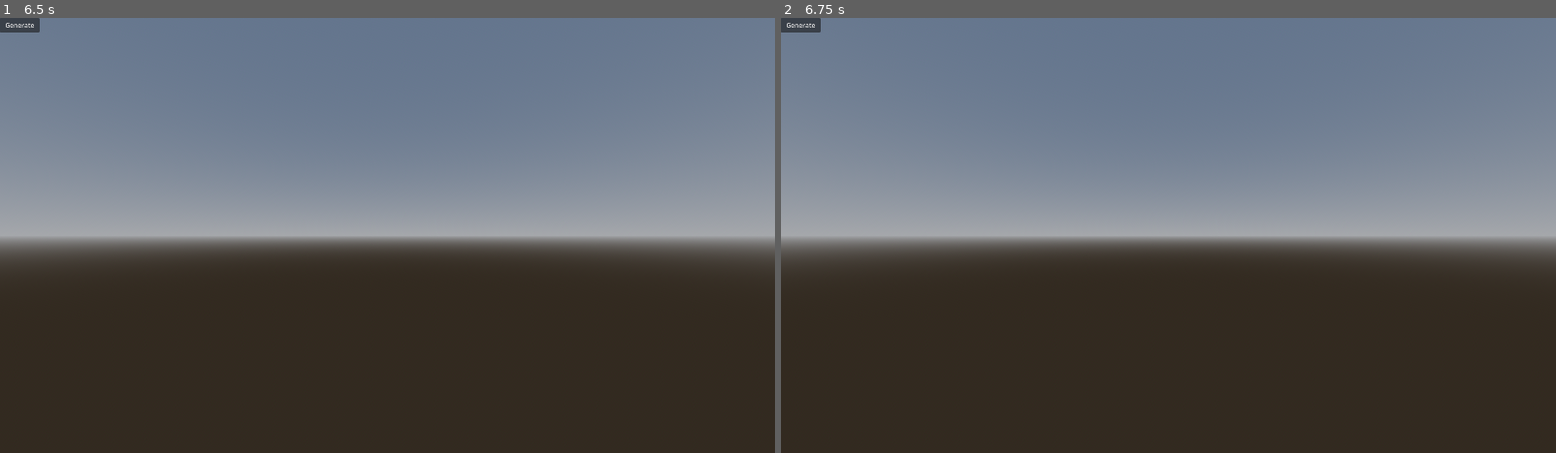
Above: before the commit, frames 1-2 (left to right).
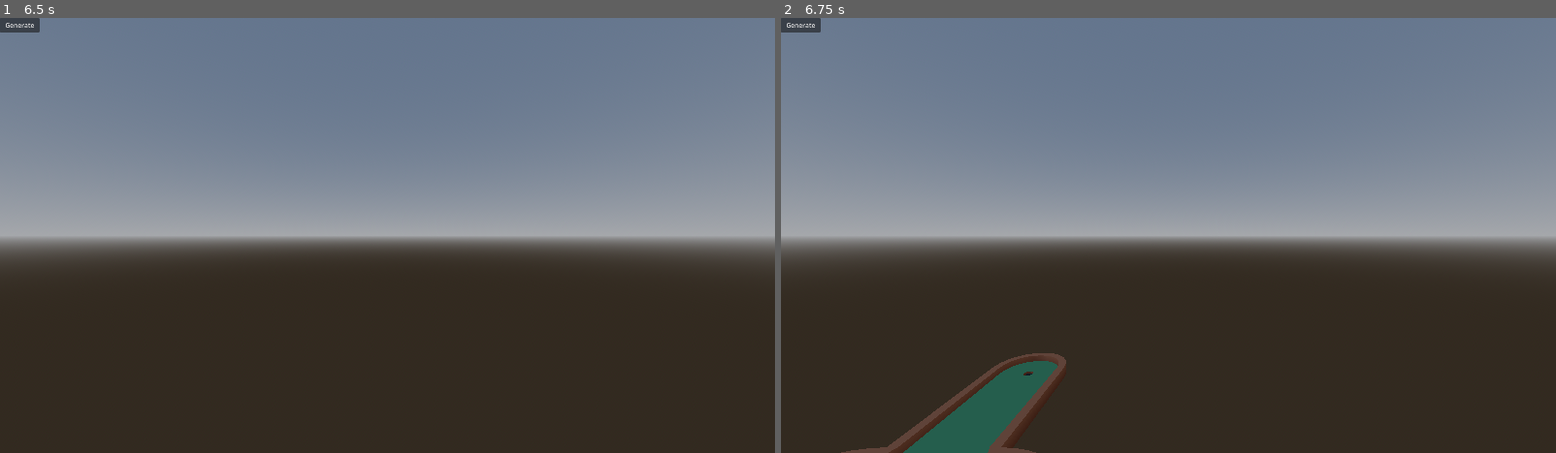
Above: after the commit, the same moments.

Repository: Inocybe/wave-function-collapse
Game: Godot game, scene res://main.tscn
The game is run twice, just before and just after one commit, with the same random seed, the same clock (stepped at 60 frames per second) and the same inputs.
Inputs (mouse positions are in pixels of both pictures, inside the frame that each line leads up to):
- Up to frame 1 (6.5 s): click "Generate" at 0.5 s; tap Enter at 1.25, 2.75, 4.25 s; move the mouse to (558, 213) at 1.27 s; hold D 1.28-2.03 s; tap Shift every 1.5 s from 1.35 to 5.85 s; click (558, 213) at 1.42 s; tap Space at 2, 3.5, 5 s; move the mouse to (232, 257) at 2.02 s; hold S 2.03-2.78 s; tap Ctrl at 2.1, 3.6, 5.1 s; move the mouse to (465, 139) at 2.77 s; hold D 2.78-3.53 s; move the mouse to (348, 322) at 3.52 s; hold W 3.53-4.28 s; click (348, 322) at 3.67 s; move the mouse to (620, 300) at 4.27 s; hold A 4.28-5.78 s; move the mouse to (155, 170) at 5.02 s; move the mouse to (426, 235) at 5.77 s; hold S from 5.78 s (still down); click (426, 235) at 5.92 s
- Up to frame 2 (6.75 s): move the mouse to (1052, 126) at 6.52 s; release S at 6.53 s; hold D from 6.53 s (still down); tap Ctrl at 6.6 s

Frame 1 is identical in both runs. In frame 2, 2.5% of the frame differs, in the area x 7-37%, y 77-100%.

Commit message:
tried to fix, but isn't really working...

Diff:
--- a/resources/wfc_constraints.tres
+++ b/resources/wfc_constraints.tres
@@ -7,12 +7,12 @@
 script = ExtResource("1_fyo7b")
 rules = {
 "Empty": {
-0: ["Empty", "open", "hill-corner-180.0", "hill-corner-90.0", "corner", "corner-270.0", "side-180.0", "side", "side-90.0", "hole-open", "start", "split-start", "narrow-square", "hill-square", "round-corner-a-180.0", "round-corner-a", "ramp-square-180.0", "split-start-180.0", "split-180.0", "skew-corner-180.0", "hole-square-90.0", "straight", "square-corner-a-180.0", "straight-270.0", "square-corner-a-90.0", "hole-square", "tunnel-wide", "obstacle-diamond", "round-corner-c-270.0", "round-corner-c", "round-corner-c-90.0", "round-corner-c-180.0", "walls-to-open", "spline-default", "hole-round-180.0", "straight-180.0", "gap-180.0", "hill-corner", "hill-corner-270.0", "obstacle-block", "hole-square-180.0"],
-1: ["Empty", "open", "hill-corner-180.0", "hill-corner-90.0", "corner", "corner-270.0", "side-180.0", "side", "side-90.0", "hole-open", "start", "split-start", "narrow-square", "hill-square", "round-corner-a-180.0", "round-corner-a", "ramp-square-180.0", "split-start-180.0", "split-180.0", "skew-corner-180.0", "hole-square-90.0", "straight", "square-corner-a-180.0", "straight-270.0", "square-corner-a-90.0", "hole-square", "tunnel-wide", "obstacle-diamond", "round-corner-c-270.0", "round-corner-c", "round-corner-c-90.0", "round-corner-c-180.0", "walls-to-open", "spline-default", "hole-round-180.0", "straight-180.0", "gap-180.0", "hill-corner", "hill-corner-270.0", "obstacle-block", "hole-square-180.0"],
-2: ["Empty", "hill-corner-90.0", "corner", "side", "start", "split-start", "narrow-square", "hill-square", "round-corner-a", "ramp-square-180.0", "split-start-180.0", "split-180.0", "hole-square-90.0", "straight", "square-corner-a-90.0", "hole-square", "tunnel-wide", "round-corner-c", "round-corner-c-90.0", "spline-default", "hole-round-180.0", "straight-180.0", "gap-180.0", "hill-corner", "obstacle-block", "hole-square-180.0"],
-3: ["Empty", "hill-corner-180.0", "corner-270.0", "side-180.0", "start", "split-start", "narrow-square", "hill-square", "round-corner-a-180.0", "ramp-square-180.0", "split-start-180.0", "split-180.0", "skew-corner-180.0", "straight", "square-corner-a-180.0", "hole-square", "tunnel-wide", "round-corner-c-270.0", "round-corner-c-180.0", "spline-default", "hole-round-180.0", "straight-180.0", "gap-180.0", "hill-corner-270.0", "obstacle-block", "hole-square-180.0"],
-4: ["Empty", "corner", "corner-270.0", "start", "round-corner-a", "hole-square-90.0", "straight-270.0", "hole-square", "round-corner-c-270.0", "round-corner-c", "hill-corner"],
-5: ["Empty", "hill-corner-180.0", "hill-corner-90.0", "side-90.0", "round-corner-a-180.0", "skew-corner-180.0", "hole-square-90.0", "square-corner-a-180.0", "straight-270.0", "square-corner-a-90.0", "round-corner-c-90.0", "round-corner-c-180.0", "hole-round-180.0", "hole-square-180.0"]
+0: ["Empty", "open", "hill-corner-10", "hill-corner-16", "corner", "corner-22", "side-10", "side", "side-16", "hole-open", "start", "split-start", "narrow-square", "hill-square", "round-corner-a-10", "round-corner-a", "ramp-square-10", "split-start-10", "split-10", "skew-corner-10", "hole-square-16", "straight", "square-corner-a-10", "straight-22", "square-corner-a-16", "hole-square", "tunnel-wide", "obstacle-diamond", "round-corner-c-22", "round-corner-c", "round-corner-c-16", "round-corner-c-10", "walls-to-open", "spline-default", "hole-round-10", "straight-10", "gap-10", "hill-corner", "hill-corner-22", "obstacle-block", "hole-square-10"],
+1: ["Empty", "open", "hill-corner-10", "hill-corner-16", "corner", "corner-22", "side-10", "side", "side-16", "hole-open", "start", "split-start", "narrow-square", "hill-square", "round-corner-a-10", "round-corner-a", "ramp-square-10", "split-start-10", "split-10", "skew-corner-10", "hole-square-16", "straight", "square-corner-a-10", "straight-22", "square-corner-a-16", "hole-square", "tunnel-wide", "obstacle-diamond", "round-corner-c-22", "round-corner-c", "round-corner-c-16", "round-corner-c-10", "walls-to-open", "spline-default", "hole-round-10", "straight-10", "gap-10", "hill-corner", "hill-corner-22", "obstacle-block", "hole-square-10"],
+2: ["Empty", "hill-corner-16", "corner", "side", "start", "split-start", "narrow-square", "hill-square", "round-corner-a", "ramp-square-10", "split-start-10", "split-10", "hole-square-16", "straight", "square-corner-a-16", "hole-square", "tunnel-wide", "round-corner-c", "round-corner-c-16", "spline-default", "hole-round-10", "straight-10", "gap-10", "hill-corner", "obstacle-block", "hole-square-10"],
+3: ["Empty", "hill-corner-10", "corner-22", "side-10", "start", "split-start", "narrow-square", "hill-square", "round-corner-a-10", "ramp-square-10", "split-start-10", "split-10", "skew-corner-10", "straight", "square-corner-a-10", "hole-square", "tunnel-wide", "round-corner-c-22", "round-corner-c-10", "spline-default", "hole-round-10", "straight-10", "gap-10", "hill-corner-22", "obstacle-block", "hole-square-10"],
+4: ["Empty", "corner", "corner-22", "start", "round-corner-a", "hole-square-16", "straight-22", "hole-square", "round-corner-c-22", "round-corner-c", "hill-corner"],
+5: ["Empty", "hill-corner-10", "hill-corner-16", "side-16", "round-corner-a-10", "skew-corner-10", "hole-square-16", "square-corner-a-10", "straight-22", "square-corner-a-16", "round-corner-c-16", "round-corner-c-10", "hole-round-10", "hole-square-10"]
 },
 "corner": {
 0: ["Empty"],
@@ -22,71 +22,71 @@
 4: ["side"],
 5: ["Empty"]
 },
-"corner-270.0": {
+"corner-22": {
 0: ["Empty"],
 1: ["Empty"],
 2: ["Empty"],
 3: ["open"],
-4: ["side-180.0"],
-5: ["Empty"]
-},
-"gap-180.0": {
-0: ["Empty"],
-1: ["Empty"],
-2: ["Empty"],
-3: ["Empty"],
-4: ["hill-corner-180.0"],
-5: ["straight-180.0"]
+4: ["side-10"],
+5: ["Empty"]
+},
+"gap-10": {
+0: ["Empty"],
+1: ["Empty"],
+2: ["Empty"],
+3: ["Empty"],
+4: ["hill-corner-10"],
+5: ["straight-10"]
 },
 "hill-corner": {
 0: ["Empty"],
 1: ["Empty"],
-2: ["hill-corner-180.0"],
-3: ["Empty"],
-4: ["hill-corner-90.0"],
-5: ["Empty"]
-},
-"hill-corner-180.0": {
-0: ["Empty"],
-1: ["Empty"],
-2: ["Empty"],
-3: ["side-90.0", "hill-corner"],
-4: ["Empty", "hill-corner-270.0"],
-5: ["side-180.0", "gap-180.0"]
-},
-"hill-corner-270.0": {
-0: ["Empty"],
-1: ["Empty"],
-2: ["Empty"],
-3: ["hill-corner-90.0"],
+2: ["hill-corner-10"],
+3: ["Empty"],
+4: ["hill-corner-16"],
+5: ["Empty"]
+},
+"hill-corner-10": {
+0: ["Empty"],
+1: ["Empty"],
+2: ["Empty"],
+3: ["side-16", "hill-corner"],
+4: ["Empty", "hill-corner-22"],
+5: ["side-10", "gap-10"]
+},
+"hill-corner-16": {
+0: ["Empty"],
+1: ["Empty"],
+2: ["side-16", "hill-corner-22"],
+3: ["Empty"],
+4: ["Empty"],
+5: ["side", "hill-corner"]
+},
+"hill-corner-22": {
+0: ["Empty"],
+1: ["Empty"],
+2: ["Empty"],
+3: ["hill-corner-16"],
 4: ["hill-square"],
-5: ["hill-corner-180.0"]
-},
-"hill-corner-90.0": {
-0: ["Empty"],
-1: ["Empty"],
-2: ["side-90.0", "hill-corner-270.0"],
-3: ["Empty"],
-4: ["Empty"],
-5: ["side", "hill-corner"]
+5: ["hill-corner-10"]
 },
 "hill-square": {
 0: ["Empty"],
 1: ["Empty"],
 2: ["Empty"],
 3: ["Empty"],
-4: ["round-corner-a-180.0", "obstacle-block"],
-5: ["start", "hill-corner-270.0"]
+4: ["round-corner-a-10", "obstacle-block"],
+5: ["start", "hill-corner-22"]
 },
 "hole-open": {
 0: ["Empty"],
 1: ["Empty"],
-2: ["side-180.0"],
+2: ["side-10"],
 3: ["side"],
-4: ["side-90.0"],
+4: ["side-16"],
 5: ["open"]
 },
-"hole-round-180.0": {
+"hole-round-10": {
 0: ["Empty"],
 1: ["Empty"],
 2: ["Empty"],
@@ -99,10 +99,10 @@
 1: ["Empty"],
 2: ["Empty"],
 3: ["Empty"],
-4: ["square-corner-a-90.0"],
-5: ["Empty"]
-},
-"hole-square-180.0": {
+4: ["square-corner-a-16"],
+5: ["Empty"]
+},
+"hole-square-10": {
 0: ["Empty"],
 1: ["Empty"],
 2: ["Empty"],
@@ -110,10 +110,10 @@
 4: ["Empty"],
 5: ["obstacle-block"]
 },
-"hole-square-90.0": {
-0: ["Empty"],
-1: ["Empty"],
-2: ["skew-corner-180.0"],
+"hole-square-16": {
+0: ["Empty"],
+1: ["Empty"],
+2: ["skew-corner-10"],
 3: ["Empty"],
 4: ["Empty"],
 5: ["Empty"]
@@ -131,13 +131,13 @@
 1: ["Empty"],
 2: ["Empty"],
 3: ["Empty"],
-4: ["hole-square-180.0"],
+4: ["hole-square-10"],
 5: ["hill-square"]
 },
 "obstacle-diamond": {
 0: ["Empty"],
 1: ["Empty"],
-2: ["round-corner-c-270.0"],
+2: ["round-corner-c-22"],
 3: ["round-corner-c"],
 4: ["walls-to-open"],
 5: ["narrow-square"]
@@ -145,28 +145,28 @@
 "open": {
 0: ["Empty"],
 1: ["Empty"],
-2: ["corner-270.0"],
+2: ["corner-22"],
 3: ["corner"],
 4: ["hole-open"],
 5: ["narrow-square"]
 },
-"ramp-square-180.0": {
-0: ["Empty"],
-1: ["Empty"],
-2: ["Empty"],
-3: ["Empty"],
-4: ["split-start-180.0"],
+"ramp-square-10": {
+0: ["Empty"],
+1: ["Empty"],
+2: ["Empty"],
+3: ["Empty"],
+4: ["split-start-10"],
 5: ["round-corner-a"]
 },
 "round-corner-a": {
 0: ["Empty"],
 1: ["Empty"],
-2: ["round-corner-a-180.0"],
-3: ["Empty"],
-4: ["round-corner-a-180.0", "ramp-square-180.0"],
-5: ["Empty"]
-},
-"round-corner-a-180.0": {
+2: ["round-corner-a-10"],
+3: ["Empty"],
+4: ["round-corner-a-10", "ramp-square-10"],
+5: ["Empty"]
+},
+"round-corner-a-10": {
 0: ["Empty"],
 1: ["Empty"],
 2: ["Empty"],
@@ -179,62 +179,62 @@
 1: ["Empty"],
 2: ["obstacle-diamond"],
 3: ["Empty"],
-4: ["round-corner-c-90.0"],
-5: ["Empty"]
-},
-"round-corner-c-180.0": {
+4: ["round-corner-c-16"],
+5: ["Empty"]
+},
+"round-corner-c-10": {
 0: ["Empty"],
 1: ["Empty"],
 2: ["Empty"],
 3: ["walls-to-open"],
 4: ["Empty"],
-5: ["round-corner-c-270.0"]
-},
-"round-corner-c-270.0": {
+5: ["round-corner-c-22"]
+},
+"round-corner-c-16": {
+0: ["Empty"],
+1: ["Empty"],
+2: ["walls-to-open"],
+3: ["Empty"],
+4: ["Empty"],
+5: ["round-corner-c"]
+},
+"round-corner-c-22": {
 0: ["Empty"],
 1: ["Empty"],
 2: ["Empty"],
 3: ["obstacle-diamond"],
-4: ["round-corner-c-180.0"],
-5: ["Empty"]
-},
-"round-corner-c-90.0": {
-0: ["Empty"],
-1: ["Empty"],
-2: ["walls-to-open"],
-3: ["Empty"],
-4: ["Empty"],
-5: ["round-corner-c"]
+4: ["round-corner-c-10"],
+5: ["Empty"]
 },
 "side": {
 0: ["Empty"],
 1: ["Empty"],
 2: ["hole-open"],
 3: ["Empty"],
-4: ["hill-corner-90.0"],
+4: ["hill-corner-16"],
 5: ["corner"]
 },
-"side-180.0": {
+"side-10": {
 0: ["Empty"],
 1: ["Empty"],
 2: ["Empty"],
 3: ["hole-open"],
-4: ["hill-corner-180.0"],
-5: ["corner-270.0"]
-},
-"side-90.0": {
-0: ["Empty"],
-1: ["Empty"],
-2: ["hill-corner-180.0"],
-3: ["hill-corner-90.0"],
+4: ["hill-corner-10"],
+5: ["corner-22"]
+},
+"side-16": {
+0: ["Empty"],
+1: ["Empty"],
+2: ["hill-corner-10"],
+3: ["hill-corner-16"],
 4: ["Empty"],
 5: ["hole-open"]
 },
-"skew-corner-180.0": {
-0: ["Empty"],
-1: ["Empty"],
-2: ["Empty"],
-3: ["hole-square-90.0"],
+"skew-corner-10": {
+0: ["Empty"],
+1: ["Empty"],
+2: ["Empty"],
+3: ["hole-square-16"],
 4: ["Empty"],
 5: ["split-start"]
 },
@@ -243,45 +243,45 @@
 1: ["Empty"],
 2: ["Empty"],
 3: ["Empty"],
-4: ["hole-round-180.0"],
+4: ["hole-round-10"],
 5: ["walls-to-open"]
 },
-"split-180.0": {
+"split-10": {
 0: ["Empty"],
 1: ["Empty"],
 2: ["Empty"],
 3: ["Empty"],
 4: ["split-start"],
-5: ["split-start-180.0"]
+5: ["split-start-10"]
 },
 "split-start": {
 0: ["Empty"],
 1: ["Empty"],
 2: ["Empty"],
 3: ["Empty"],
-4: ["narrow-square", "skew-corner-180.0"],
-5: ["start", "split-180.0"]
-},
-"split-start-180.0": {
-0: ["Empty"],
-1: ["Empty"],
-2: ["Empty"],
-3: ["Empty"],
-4: ["split-180.0"],
-5: ["ramp-square-180.0"]
-},
-"square-corner-a-180.0": {
-0: ["Empty"],
-1: ["Empty"],
-2: ["Empty"],
-3: ["straight-270.0"],
+4: ["narrow-square", "skew-corner-10"],
+5: ["start", "split-10"]
+},
+"split-start-10": {
+0: ["Empty"],
+1: ["Empty"],
+2: ["Empty"],
+3: ["Empty"],
+4: ["split-10"],
+5: ["ramp-square-10"]
+},
+"square-corner-a-10": {
+0: ["Empty"],
+1: ["Empty"],
+2: ["Empty"],
+3: ["straight-22"],
 4: ["Empty"],
 5: ["straight"]
 },
-"square-corner-a-90.0": {
-0: ["Empty"],
-1: ["Empty"],
-2: ["straight-270.0"],
+"square-corner-a-16": {
+0: ["Empty"],
+1: ["Empty"],
+2: ["straight-22"],
 3: ["Empty"],
 4: ["Empty"],
 5: ["hole-square"]
@@ -291,7 +291,7 @@
 1: ["Empty"],
 2: ["Empty"],
 3: ["Empty"],
-4: ["split-start", "hill-square", "straight", "straight-180.0"],
+4: ["split-start", "hill-square", "straight", "straight-10"],
 5: ["Empty"]
 },
 "straight": {
@@ -299,22 +299,22 @@
 1: ["Empty"],
 2: ["Empty"],
 3: ["Empty"],
-4: ["square-corner-a-180.0", "straight", "tunnel-wide"],
-5: ["start", "straight"]
-},
-"straight-180.0": {
-0: ["Empty"],
-1: ["Empty"],
-2: ["Empty"],
-3: ["Empty"],
-4: ["straight-180.0", "gap-180.0"],
-5: ["straight-180.0", "start"]
-},
-"straight-270.0": {
-0: ["Empty"],
-1: ["Empty"],
-2: ["square-corner-a-180.0"],
-3: ["square-corner-a-90.0"],
+4: ["square-corner-a-10", "tunnel-wide"],
+5: ["start"]
+},
+"straight-10": {
+0: ["Empty"],
+1: ["Empty"],
+2: ["Empty"],
+3: ["Empty"],
+4: ["gap-10"],
+5: ["start"]
+},
+"straight-22": {
+0: ["Empty"],
+1: ["Empty"],
+2: ["square-corner-a-10"],
+3: ["square-corner-a-16"],
 4: ["Empty"],
 5: ["Empty"]
 },
@@ -329,8 +329,8 @@
 "walls-to-open": {
 0: ["Empty"],
 1: ["Empty"],
-2: ["round-corner-c-180.0"],
-3: ["round-corner-c-90.0"],
+2: ["round-corner-c-10"],
+3: ["round-corner-c-16"],
 4: ["spline-default"],
 5: ["obstacle-diamond"]
 }
@@ -338,43 +338,43 @@
 mesh_library = ExtResource("1_ux53u")
 orientations = {
 "corner": 0,
-"corner-270.0": 22,
-"gap-180.0": 10,
+"corner-22": 22,
+"gap-10": 10,
 "hill-corner": 0,
-"hill-corner-180.0": 10,
-"hill-corner-270.0": 22,
-"hill-corner-90.0": 16,
+"hill-corner-10": 10,
+"hill-corner-16": 16,
+"hill-corner-22": 22,
 "hill-square": 0,
 "hole-open": 16,
-"hole-round-180.0": 10,
+"hole-round-10": 10,
 "hole-square": 0,
-"hole-square-180.0": 10,
-"hole-square-90.0": 16,
+"hole-square-10": 10,
+"hole-square-16": 16,
 "narrow-square": 0,
 "obstacle-block": 0,
 "obstacle-diamond": 0,
 "open": 10,
-"ramp-square-180.0": 10,
+"ramp-square-10": 10,
 "round-corner-a": 0,
-"round-corner-a-180.0": 10,
+"round-corner-a-10": 10,
 "round-corner-c": 0,
-"round-corner-c-180.0": 10,
-"round-corner-c-270.0": 22,
-"round-corner-c-90.0": 16,
+"round-corner-c-10": 10,
+"round-corner-c-16": 16,
+"round-corner-c-22": 22,
 "side": 0,
-"side-180.0": 10,
-"side-90.0": 16,
-"skew-corner-180.0": 10,
+"side-10": 10,
+"side-16": 16,
+"skew-corner-10": 10,
 "spline-default": 0,
-"split-180.0": 10,
+"split-10": 10,
 "split-start": 0,
-"split-start-180.0": 10,
-"square-corner-a-180.0": 10,
-"square-corner-a-90.0": 16,
+"split-start-10": 10,
+"square-corner-a-10": 10,
+"square-corner-a-16": 16,
 "start": 0,
 "straight": 0,
-"straight-180.0": 10,
-"straight-270.0": 22,
+"straight-10": 10,
+"straight-22": 22,
 "tunnel-wide": 0,
 "walls-to-open": 0
 }
--- a/scenes/grid_map.tscn
+++ b/scenes/grid_map.tscn
@@ -7,5 +7,5 @@
 cell_size = Vector3(1, 1, 1)
 cell_center_y = false
 data = {
-"cells": PackedInt32Array(65534, 65531, 655383, 65533, 65529 …(485 unchanged characters)… 532, 1048666, 20, 65533, 15, 65530, 65527, 91, 65530, 65526, 92, 65530, 65525, 92, 65530, 65524, 108, 65530, 65523, 19, 65530, 65522, 21, 65529, 65522, 1441827, 65531, 65522, 35, 65531, 65521, 1048611, 65529, 65521, 655395, 65530, 65521, 111, 65530, 65520, 85, 65530, 65519, 655374, 1, 65526, 655452, 1, 65525, 655452, 1, 65524, 655369, 1, 65523, 655370, 2, 65523, 10, 2, 65522, 1048586, 1, 65522, 1441802, 1, 65521, 12, 1, 65520, 20, 1, 65527, 91, 1, 65519, 655375)
+"cells": PackedInt32Array(65534, 65531, 655383, 65533, 65529 …(485 unchanged characters)… 532, 1048666, 20, 65533, 15, 65530, 65525, 92, 65530, 65524, 108, 65530, 65523, 19, 65530, 65522, 21, 65529, 65522, 1441827, 65531, 65522, 35, 65531, 65521, 1048611, 65529, 65521, 655395, 65530, 65521, 111, 65530, 65520, 85, 65530, 65519, 655374, 1, 65526, 91, 1, 65525, 655452, 1, 65524, 655369, 1, 65523, 655370, 2, 65523, 10, 2, 65522, 1048586, 1, 65522, 1441802, 1, 65521, 12, 1, 65520, 20, 1, 65519, 655375, 65530, 65526, 91)
 }
--- a/scripts/build_grid_resource.gd
+++ b/scripts/build_grid_resource.gd
@@ -99,11 +99,14 @@
 		return "Empty"
 
 	var item_name: String = mesh_library.get_item_name(item_index)
-	var item_rotation: float = round(rad_to_deg(fposmod((grid_map.get_cell_item_basis(pos).get_euler().y), TAU))) # this terrible line of code just converts stuff to rotation, so that we can put it into cell data
-	var tile_name: String = item_name + ("" if item_rotation == 0 or item_name.contains("symmetrical") else "-%s" % item_rotation)
-	tile_name = tile_name.replace("-symmetrical", "")
+	if item_name.contains("symmetrical"):
+		return item_name.replace("-symmetrical", "")
 
-	return tile_name
+	var orientation: int = grid_map.get_cell_item_orientation(pos)
+	if orientation == 0:
+		return item_name
+
+	return item_name + "-%d" % orientation
 
 
 func save_to_resource():
--- a/scripts/wfc.gd
+++ b/scripts/wfc.gd
@@ -24,6 +24,7 @@
 var smallest_collapses: Array[Vector3i] = [] # stores positions of all tiles availble to collapse with the smallest entropy
 var max_iter: int = 200
 var iter: int = 0
+var contradiction_found: bool = false
 
 
 func _on_button_pressed() -> void:
@@ -45,29 +46,19 @@
 		printerr("Failed after ", max_attempts, " attempts — ruleset may be unsatisfiable.")
 
 
-	tiles.clear()
-	frontier_tiles.clear()
-	smallest_collapses.clear()
-	iter = 0
-	max_iter = grid_size.x * grid_size.y * grid_size.z
-	initialize()
-
-	var start_rand_pos = pick_rand_start_tile()
-
-	propogate(start_rand_pos)
-	collapse_wave_function()
-
-
 func attempt_wfc() -> bool:
 	smallest_collapses.clear()
 	frontier_tiles.clear()
 	tiles.clear()
+	contradiction_found = false
 	iter = 0
 	max_iter = grid_size.x * grid_size.y * grid_size.z
 	initialize()
 
 	var start_rand_pos = pick_rand_start_tile()
 	propogate(start_rand_pos)
+	if contradiction_found:
+		return false
 	return collapse_wave_function()
 
 func initialize() -> void:
@@ -88,21 +79,23 @@
 			printerr("Didn't collapse after ", max_iter, " iterations.")
 			return false
 
-		update_smallest_collapses()
+		if not update_smallest_collapses():
+			return false
 
 		if frontier_tiles.is_empty() or smallest_collapses.is_empty():
 			print("Fully collapsed after ", iter, " iterations")
 			fully_collapsed = true
 			continue
 
-
-		# gets random lowest entropy cell
 		var rand_int = randi_range(0, smallest_collapses.size() - 1)
 		var lowest_entropy_cell: Vector3i = smallest_collapses[rand_int]
 
-
 		collapse(lowest_entropy_cell)
 		propogate(lowest_entropy_cell)
+
+		if contradiction_found:   # catch cascades from THIS propagation
+			return false
+
 		last_collapsed_tile = lowest_entropy_cell
 
 	return true
@@ -116,44 +109,35 @@
 
 
 
-func update_smallest_collapses() -> void:
+func update_smallest_collapses() -> bool:
 	smallest_collapses.clear()
 	smallest_collapse_size = 10000
-
 	for pos in frontier_tiles:
 		var tile_count = tiles[pos].size()
-
 		if tile_count == 0:
-			#printerr("Contradiction at ", pos, " - restarting")
-			#wfc()
-			return
-		# Skip already collapsed tiles (size == 1)
+			return false
 		if tile_count <= 1:
 			continue
-
 		if tile_count < smallest_collapse_size:
 			smallest_collapse_size = tile_count
 			smallest_collapses = [pos]
 		elif tile_count == smallest_collapse_size:
 			smallest_collapses.append(pos)
+	return true
+
 
 
 func propogate(index: Vector3i) -> void:
 	var queue: Array[Vector3i] = [index]
-	var visited: Dictionary = {}
 
 	while !queue.is_empty():
 		var current_pos = queue.pop_front()
-
 		var current_tiles = tiles[current_pos]
 		if current_tiles.is_empty():
-			#printerr("Contradction at: ", current_pos)
 			continue
-
 
 		for direction in CheckDirections.values():
 			var checking_pos = current_pos + propogate_check_directions[direction]
-
 			if is_position_out_of_bounds(checking_pos):
 				continue
 
@@ -162,22 +146,24 @@
 				continue
 
 			var possible_tiles = get_possible_tiles_for_neighbor(current_pos, direction)
-
 			var new_tiles = intersect_arrays(possible_tiles, neighbor_tiles)
 
 			if new_tiles.size() < neighbor_tiles.size():
 				tiles[checking_pos] = new_tiles
-
 				if !queue.has(checking_pos):
 					queue.append(checking_pos)
-
 				if new_tiles.is_empty():
-					printerr("Created contradiction at ", checking_pos)
+					contradiction_found = true   # <-- flag it globally, wherever it happens
+
 
 
 func collapse(index: Vector3i) -> void:
-	var size = tiles[index].size()
-	var collapsed_tile = tiles[index][randi_range(0, size - 1)]
+	var size:int  = tiles[index].size()
+	var available_tiles: Array = tiles[index]
+	if size > 1 and available_tiles.has("Empty"):
+		available_tiles.erase("Empty")
+		size-=1
+	var collapsed_tile = available_tiles[randi_range(0, size - 1)]
 	tiles[index] = [collapsed_tile]
 
 	if collapsed_tile == "Empty": return
--- a/scripts/wfc_resource.gd
+++ b/scripts/wfc_resource.gd
@@ -4,28 +4,22 @@
 @export var mesh_library: MeshLibrary
 @export var orientations: Dictionary = {}
 
+func cell_on_name(name: String) -> int:
+	var base_name: String = strip_orientation_suffix(name)
 
-
-func cell_on_name(name: String) -> int:
-	var base_name: String = name
-	if name.contains("-90"):
-		base_name = base_name.replace("-90.0", "")
-	if name.contains("-180"):
-		base_name = base_name.replace("-180.0", "")
-	if name.contains("-270"):
-		base_name = base_name.replace("-270.0", "")
-	if mesh_library.find_item_by_name(base_name + "-symmetrical") != -1:
-		return mesh_library.find_item_by_name(base_name + "-symmetrical")
+	var symmetrical_index: int = mesh_library.find_item_by_name(base_name + "-symmetrical")
+	if symmetrical_index != -1:
+		return symmetrical_index
 
 	return mesh_library.find_item_by_name(base_name)
 
+func strip_orientation_suffix(name: String) -> String:
+	var dash_index: int = name.rfind("-")
+	if dash_index == -1:
+		return name
 
-func rotation_on_name(name: String) -> float:
-	if name.contains("-90"):
-		return 10
-	if name.contains("-180"):
-		return 16
-	if name.contains("-270"):
-		return 22
+	var suffix: String = name.substr(dash_index + 1)
+	if suffix.is_valid_int():
+		return name.substr(0, dash_index)
 
-	return 0
+	return name
